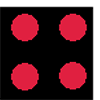
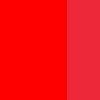
Revision of a layered 100×100 image; what changed, layer by layer:
added group "flag" with 9 layers above "Group 5" over (0, 0, 100, 100)
added group "Group 7" with 2 layers in group "flag" over (0, 0, 100, 100)
added group "Group 8" with 2 layers in group "flag" over (0, 0, 100, 100)
added group "Group 9" with 2 layers in group "flag" over (0, 0, 100, 100)
added layer "Layer 18" in group "Group 9" over (0, 0, 100, 100)
hid group "holes" (5 layers) over (0, 0, 100, 100)
moved "Layer 17 copy 3" above "Layer 17 copy 2", painted on it over (10, 12, 40, 85)
painted on "Layer 17 copy 2" over (10, 61, 91, 92)
painted on "Layer 17 copy" over (11, 11, 88, 91)
painted on "Layer 17" over (58, 11, 91, 43)
painted on "one-hole" over (0, 0, 100, 100)
